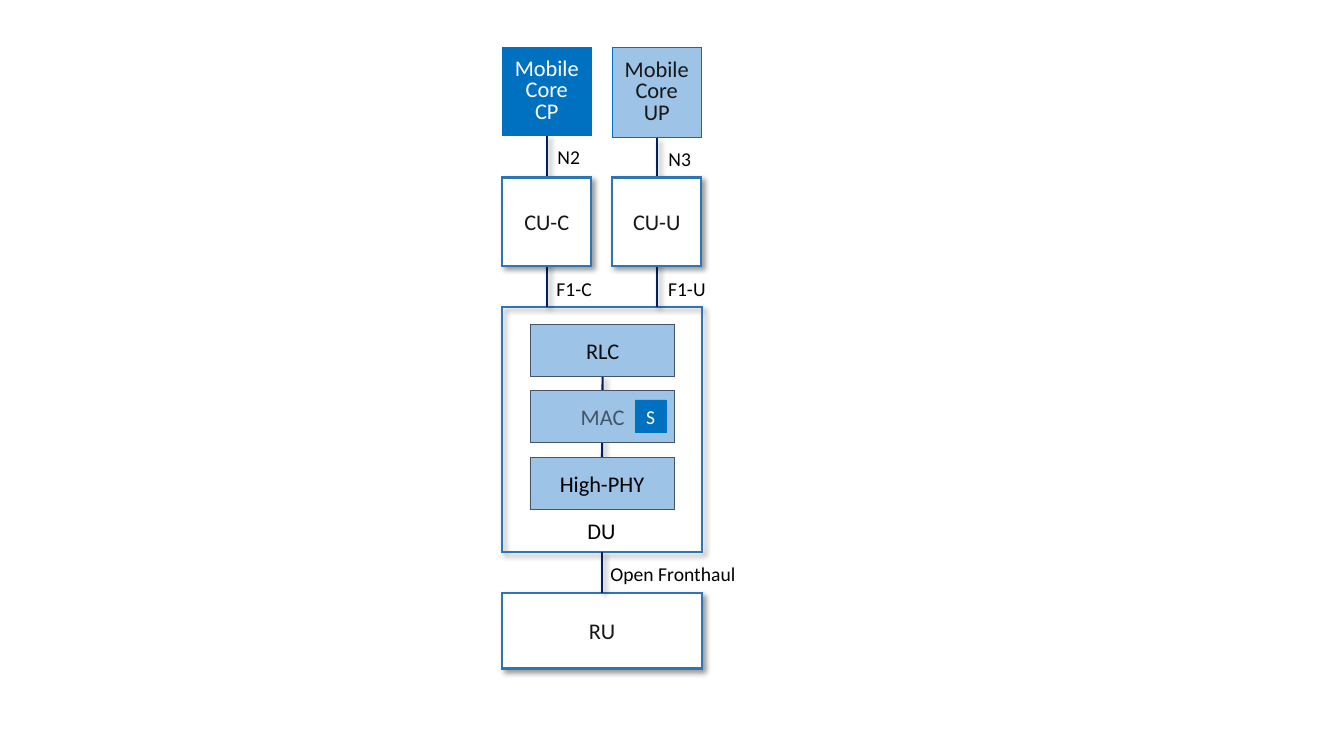
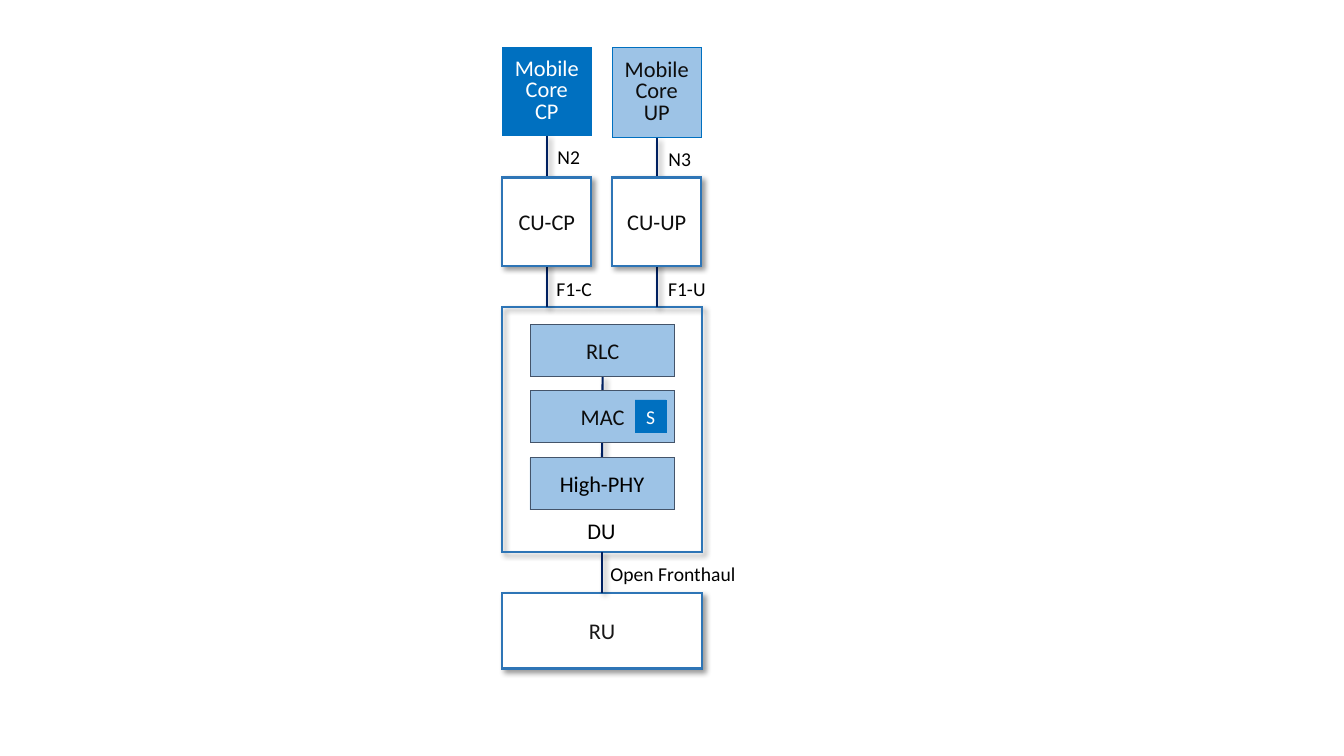
Before and after one commit to SystemsApproach/private5g, a slide deck: slide 10 of figures/sdn/figures.pptx. Drawn at 1344x756 pixels with LibreOffice and Linux fonts; fonts in the diff are those of the drawing. Boxes give left, top, right and bottom in pixels: in the first picture for what was removed or moved away, otherwise in the second. Text is boxed around its words. In the diff, an @@ line names an element or a change of style, - is before the commit and + after.

```diff
--- a/figures/sdn/figures.pptx
+++ b/figures/sdn/figures.pptx
@@ text in rectangle at <box>519,215,576,230</box>: text changed; text colour #181717 to #0D0D0D @@
-CU-C
+CU-CP
@@ text in rectangle at <box>627,215,686,230</box>: text changed; text colour #181717 to #0D0D0D @@
-CU-U
+CU-UP
@@ rectangle "MAC" at <box>530,390,675,443</box>: text colour #44546A to #0D0D0D @@
```
Also in this commit, not shown: 9 other slides changed, 9 other files.
